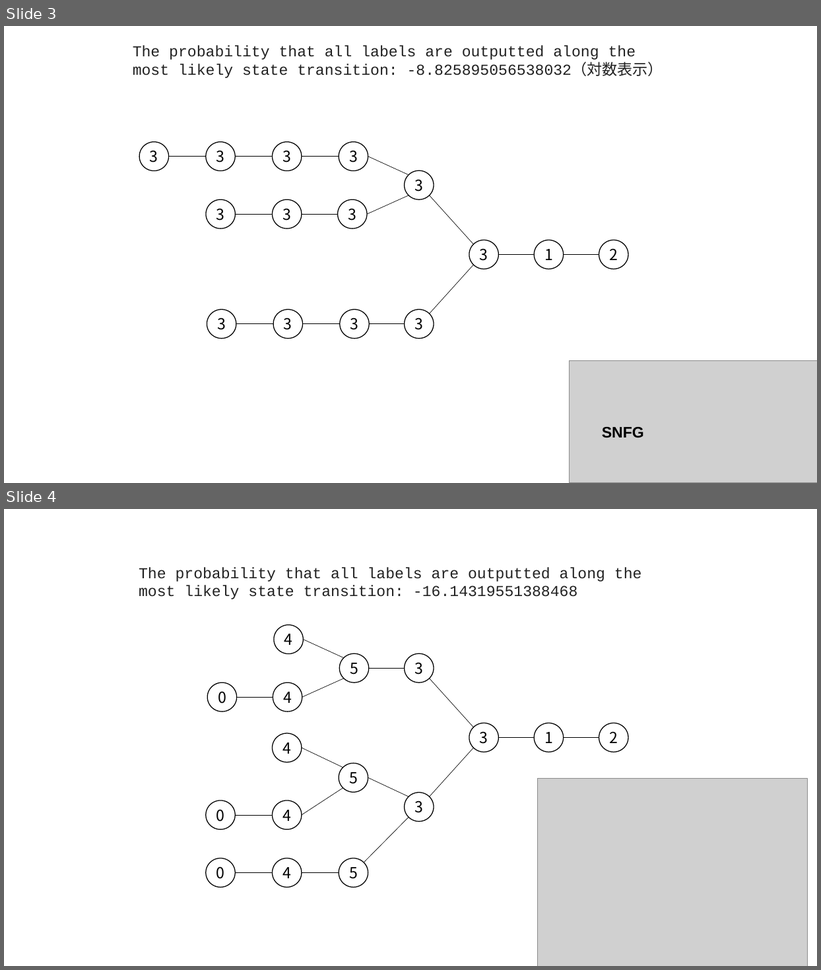
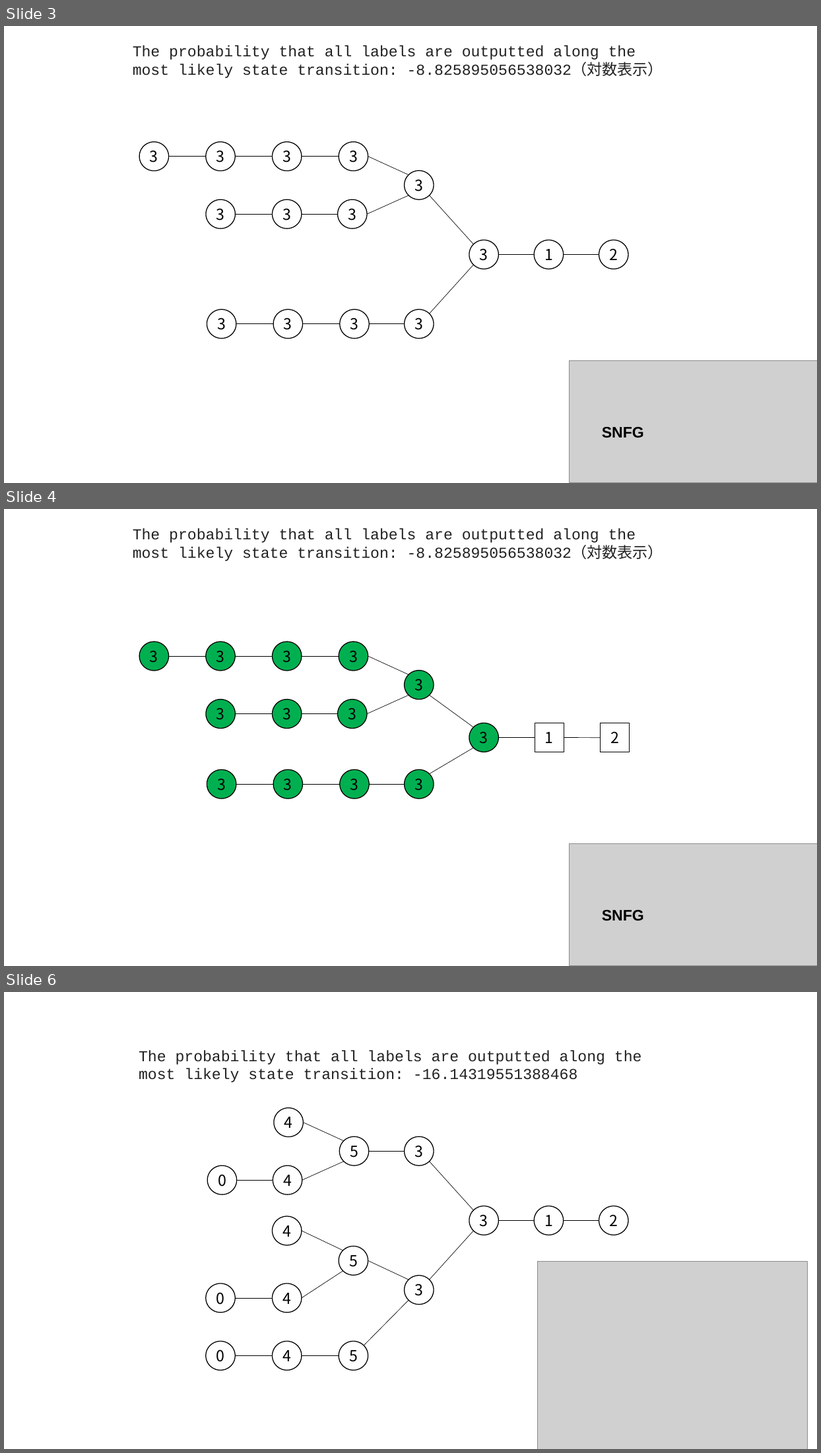
Before and after one commit to Kento-T-JP/OTMM_glycan, a slide deck: otmm_decimal/result_colab/result_existing_5195_1.0_6_59_ColabFree/result_existing_5195_1.0_6_59_parsing.pptx. Shown one above the other, each under a label of ours: slides 3 and 4 before the commit, slides 3, 4 and 6 after it; the slides between them are not shown. The pictures are 821x970 and 821x1453 pixels, drawn with LibreOffice and Linux fonts; fonts in the diff are those of the drawing; grey boxes stand for pictures. Boxes give left, top, right and bottom in pixels: in the first picture for what was removed or moved away, otherwise in the second. Text is boxed around its words. In the diff, an @@ line names an element or a change of style, - is before the commit and + after.

```diff
--- a/otmm_decimal/result_colab/result_existing_5195_1.0_6_59_ColabFree/result_existing_5195_1.0_6_59_parsing.pptx
+++ b/otmm_decimal/result_colab/result_existing_5195_1.0_6_59_ColabFree/result_existing_5195_1.0_6_59_parsing.pptx
@@ slide 4 added at bbox=[4, 509, 817, 966], background #FFFFFF @@
@@ text added at bbox=[133, 528, 663, 561], 18 pt, text #212121 @@
+The probability that all labels are outputted along the most likely state transition: -8.825895056538032（対数表示）
@@ ellipse added at bbox=[139, 642, 169, 671], fill #00B050, outline #000000 1 pt, 18 pt, text #000000 @@
+3
@@ ellipse added at bbox=[206, 642, 235, 671], fill #00B050, outline #000000 1 pt, 18 pt, text #000000 @@
+3
@@ ellipse added at bbox=[273, 642, 302, 671], fill #00B050, outline #000000 1 pt, 18 pt, text #000000 @@
+3
@@ ellipse added at bbox=[339, 642, 368, 671], fill #00B050, outline #000000 1 pt, 18 pt, text #000000 @@
+3
@@ line added from (169, 656) to (206, 656), #000000 0.5 pt @@
@@ line added from (235, 656) to (273, 656), #000000 0.5 pt @@
@@ line added from (302, 656) to (339, 656), #000000 0.5 pt @@
@@ line added from (368, 656) to (409, 675), #000000 0.5 pt @@
@@ ellipse added at bbox=[405, 671, 434, 700], fill #00B050, outline #000000 1 pt, 18 pt, text #000000 @@
+3
@@ ellipse added at bbox=[206, 699, 235, 729], fill #00B050, outline #000000 1 pt, 18 pt, text #000000 @@
+3
@@ ellipse added at bbox=[273, 699, 302, 729], fill #00B050, outline #000000 1 pt, 18 pt, text #000000 @@
+3
@@ ellipse added at bbox=[338, 699, 367, 729], fill #00B050, outline #000000 1 pt, 18 pt, text #000000 @@
+3
@@ line added from (367, 714) to (409, 695), #000000 0.5 pt @@
@@ line added from (430, 695) to (474, 727), #000000 0.5 pt @@
@@ line added from (235, 714) to (273, 714), #000000 0.5 pt @@
@@ line added from (302, 714) to (338, 714), #000000 0.5 pt @@
@@ ellipse added at bbox=[469, 723, 499, 753], fill #00B050, outline #000000 1 pt, 18 pt, text #000000 @@
+3
@@ rectangle added at bbox=[535, 723, 564, 753], outline #000000 1 pt, 18 pt, text #000000 @@
+1
@@ rectangle added at bbox=[601, 723, 630, 753], outline #000000 1 pt, 18 pt, text #000000 @@
+2
@@ line added from (499, 738) to (535, 738), #000000 0.5 pt @@
@@ line added from (564, 738) to (601, 738), #000000 0.5 pt @@
@@ line added from (430, 774) to (474, 748), #000000 0.5 pt @@
@@ ellipse added at bbox=[207, 770, 236, 799], fill #00B050, outline #000000 1 pt, 18 pt, text #000000 @@
+3
@@ line added from (236, 784) to (274, 784), #000000 0.5 pt @@
@@ ellipse added at bbox=[274, 770, 303, 799], fill #00B050, outline #000000 1 pt, 18 pt, text #000000 @@
+3
@@ line added from (303, 784) to (340, 784), #000000 0.5 pt @@
@@ ellipse added at bbox=[340, 770, 370, 799], fill #00B050, outline #000000 1 pt, 18 pt, text #000000 @@
+3
@@ line added from (370, 784) to (405, 784), #000000 0.5 pt @@
@@ ellipse added at bbox=[405, 770, 434, 799], fill #00B050, outline #000000 1 pt, 18 pt, text #000000 @@
+3
@@ picture added at bbox=[569, 844, 817, 966] @@
@@ text added at bbox=[602, 910, 644, 921], 18 pt, text #000000, bold @@
+SNFG
@@ what was slide 4 is now slide 6 @@
```
Also in this commit, not shown: 1 slide changed, 1 other slide added, 11 other files.
